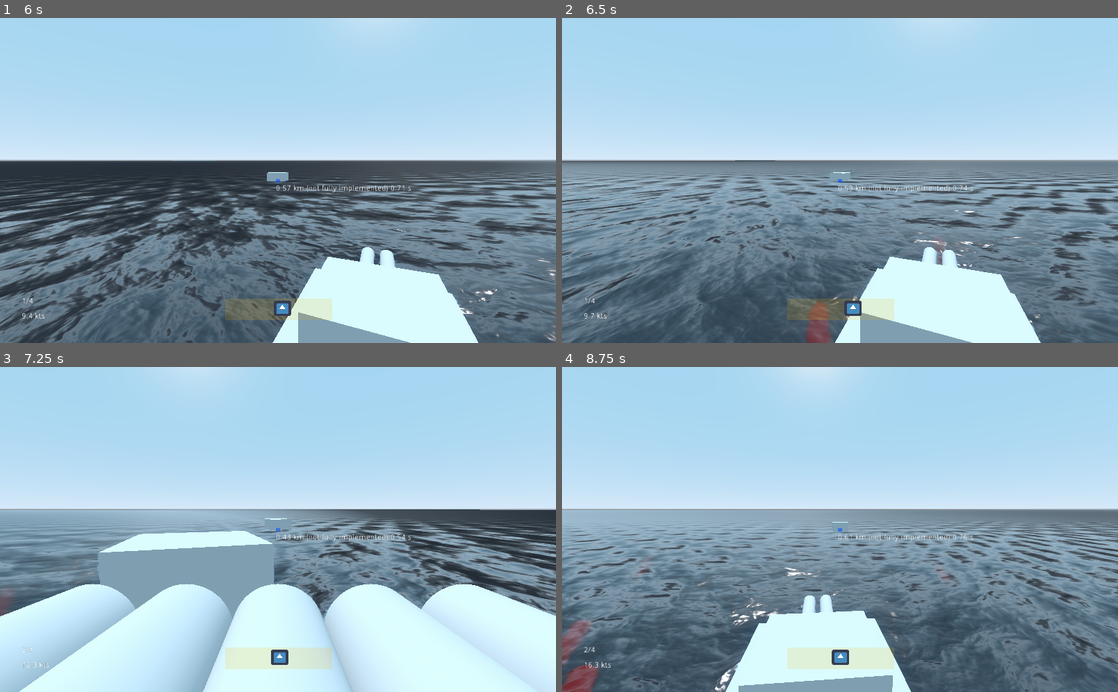
Above: before the commit, frames 1-4 (two rows, left to right).
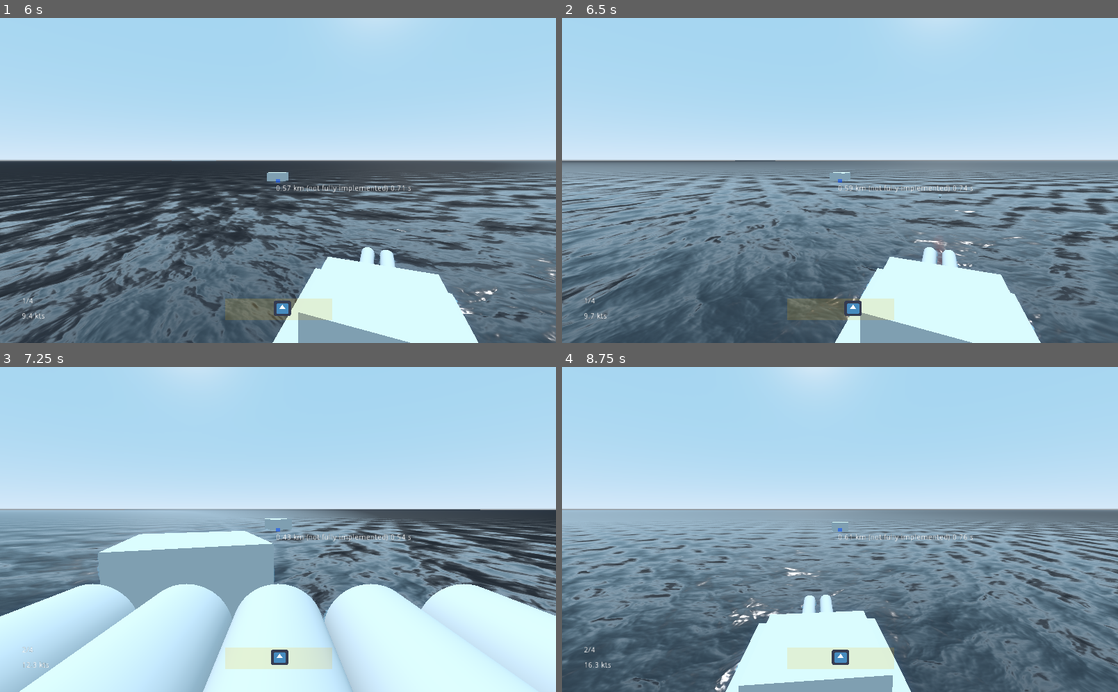
Above: after the commit, the same moments.

Repository: IndustrialDonut/IWARSHIPS
Game: Godot game, scene res://Map.tscn
Two runs of this game, one before a commit and one after it. Both use one fixed random seed, a clock stepped at 60 frames per second and the inputs below. The engine's default icon, where the game draws it, is replaced by a stand-in: a white triangle on a blue panel in a dark square.
Inputs (mouse positions are in pixels of both pictures, inside the frame that each line leads up to):
- Up to frame 1 (6 s): move the mouse to (305, 180) at 0.52 s; hold W (forward) 0.53-5.78 s; click (305, 180) at 0.6 s; tap 1 (select_gun, bound only after the commit) at 0.8, 1.35, 2.3, 3.8, 5.3 s; move the mouse to (250, 180) at 1.27 s; click (250, 180) at 1.55 s; move the mouse to (289, 174) at 2.02 s; hold Ctrl (ctrl) 2.03-2.78 s; move the mouse to (250, 245) at 2.77 s; click (250, 245) at 2.85 s; move the mouse to (316, 183) at 3.52 s; right-click (316, 183) at 3.6 s; tap Enter at 4.25 s; move the mouse to (233, 177) at 4.27 s; tap 3 (select_torpedo) at 4.35 s; click (233, 177) at 4.55 s; tap Space at 5 s; move the mouse to (283, 180) at 5.02 s; hold Shift (sprint) 5.03-5.78 s; move the mouse to (255, 174) at 5.77 s; hold D (right) from 5.78 s (still down); tap Mouse wheel up (zoom_in) at 5.85 s
- Up to frame 2 (6.5 s): keep holding D (right); click (817, 174) at 6.05 s
- Up to frame 3 (7.25 s): move the mouse to (305, 529) at 6.52 s; release D (right) at 6.53 s; hold W (forward) from 6.53 s (still down); tap Mouse wheel down (zoom_out) at 6.6 s; tap 1 (select_gun, bound only after the commit) at 6.8 s
- Up to frame 4 (8.75 s): keep holding W (forward); move the mouse to (812, 529) at 7.27 s; tap 1 (select_gun, bound only after the commit) at 7.35, 8.3 s; click (812, 529) at 7.55 s; move the mouse to (851, 523) at 8.02 s; click (851, 523) at 8.1 s

Frame 1 is identical in both runs. In frame 2, 0.4% of the frame differs, in the area x 43-69%, y 54-100%; in frame 3, less than 0.1%; in frame 4, 0.8%, in the area x 0-70%, y 62-100%.

Commit message:
slight refactor of fire()

Diff:
--- a/Game/Ships/Weapons.gd
+++ b/Game/Ships/Weapons.gd
@@ -1,7 +1,7 @@
 extends Spatial
 
 
-var selected_weapon : int = -1 # start with nothing selected
+var selected_weapon : int = ENUMS.ARM.GUN # start with nothing selected
 
 var direction
 var torpedo_lockmax = 0
@@ -11,8 +11,10 @@
 	pass
 	#$Guns.set_distance(dist)
 
+
 func set_target_point(point_global):
 	direction = point_global
+
 
 func _physics_process(delta):
 	if direction:
@@ -28,22 +30,19 @@
 	if Input.is_action_just_pressed("select_torpedo"):
 		_select(ENUMS.ARM.TORP)
 
+	elif Input.is_action_just_pressed("select_gun"):
+		_select(ENUMS.ARM.GUN)
+
 	if Input.is_action_just_pressed("fire"):
-		_fire()
+		_fire(selected_weapon)
 
 
 func _select(weapon_enum : int):
 	selected_weapon = weapon_enum
 
 
-func _fire() -> void:
-
-	if selected_weapon == ENUMS.ARM.TORP:
-		for child in get_children():
-			if child.get_contained_type() == ENUMS.ARM.TORP:
-				child.fire()
-
-	else:
-		for child in get_children():
-			if child.get_contained_type() == ENUMS.ARM.GUN:
-				child.fire()
+# takes type ENUMS.ARM
+func _fire(type : int) -> void:
+	for slot in get_children():
+		if slot.get_contained_type() == type:
+			slot.fire()
--- a/Game/project.godot
+++ b/Game/project.godot
@@ -98,6 +98,11 @@
 "events": [ Object(InputEventMouseButton,"resource_local_to_scene":false,"resource_name":"","device":0,"alt":false,"shi …(212 unchanged characters)…
  ]
 }
+select_gun={
+"deadzone": 0.5,
+"events": [ Object(InputEventKey,"resource_local_to_scene":false,"resource_name":"","device":0,"alt":false,"shift":false,"control":false,"meta":false,"command":false,"pressed":false,"scancode":49,"unicode":0,"echo":false,"script":null)
+ ]
+}
 
 [rendering]
 
Not shown: 2 places in Game/Ships/ControlledDD.tscn that only renumber resources
